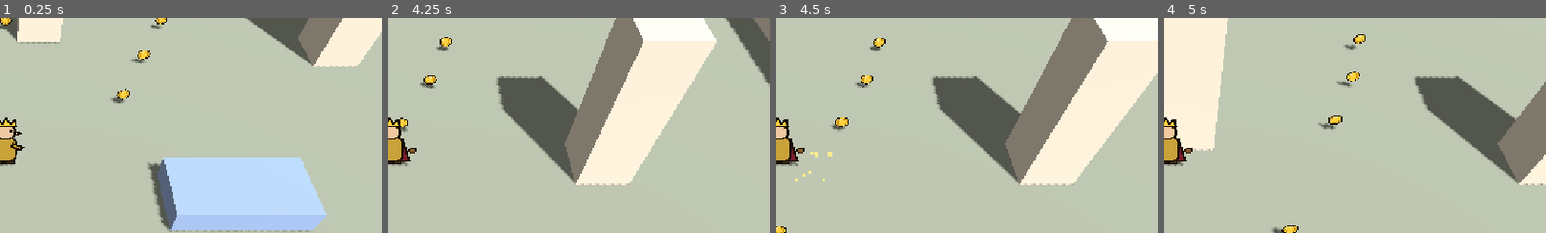
Above: before the commit, frames 1-4 (left to right).
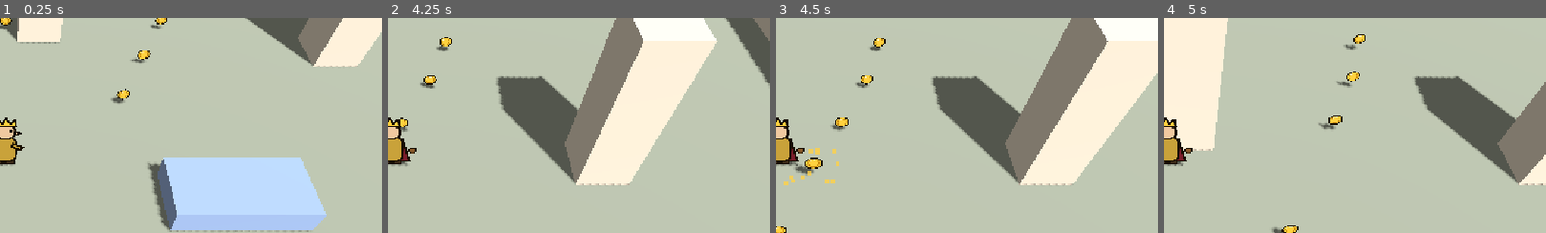
Above: after the commit, the same moments.

Repository: quonkelley/gold-king
Game: Godot game, scene res://game/prototypes/p002_gold_collection.tscn
Same seed, same stepped clock (60 frames per second), same inputs: the game is played once before the commit and once after it.
Inputs:
- Up to frame 1 (0.25 s): no input
- Up to frame 2 (4.25 s): hold D (move_right) 0.53-1.28 s; hold S (move_down) 1.28-2.03 s; hold D (move_right) 2.03-2.78 s; hold W (move_up) 2.78-3.53 s; hold A (move_left) from 3.53 s (still down)
- Up to frame 3 (4.5 s): keep holding A (move_left)
- Up to frame 4 (5 s): keep holding A (move_left)
The pictures show only the part of the screen within x 50-100%, y 16-66%; the shares and areas given below are measured in that part.

Frames 1-2 are identical in both runs. In frame 3, 0.7% of the frame differs, in the area x 2-17%, y 60-78%; in frame 4, nothing differs.

Commit message:
feat: P002 iteration 1 feedback and grounded gold option
Feedback (playtest 1 rated sound/visual feedback 2/5):
- Metallic two-strike coin sound replaces the soft chime.
- Pop now lifts, flashes and overshoots; adds a star glint drawn on top
  and a larger fading sparkle burst.
- Pickup sounds closer than 45 ms are merged so clusters read as
  distinct clinks; max 3 voices kept.
- Subtle HUD label pulse on each collection.

Presentation comparison:
- gold_presentation (Floating / Grounded) on the P002 scene root.
  Grounded lays every coin flat on the floor without bobbing; trigger,
  value, positions, sound and effects are identical in both modes.

Pouch, layout, HUD counting and P001 files unchanged.

Diff:
--- /dev/null
+++ b/game/gold/gold_glint.svg
@@ -0,0 +1,4 @@
+<svg xmlns="http://www.w3.org/2000/svg" width="24" height="24" viewBox="0 0 24 24">
+  <!-- Temporary P002 collection glint (four-point star). Placeholder, not art direction. -->
+  <path d="M12 0 L14 10 L24 12 L14 14 L12 24 L10 14 L0 12 L10 10 Z" fill="#fff8d0" stroke="#ffd23f" stroke-width="1"/>
+</svg>
--- a/game/gold/gold_pickup.gd
+++ b/game/gold/gold_pickup.gd
@@ -1,6 +1,7 @@
 extends Area3D
 ## P002 prototype gold pickup: collected once when the player's body enters its small trigger.
 ## Knows nothing about totals, HUD, or sound; it only reports its value and plays its own pop.
+## Supports two presentations for comparison: floating (upright, bobbing) and grounded (lying flat).
 ## Prototype code; values are exported for playtesting, not final design.
 
 signal collected(value: int)
@@ -9,24 +10,36 @@
 @export var value: int = 1
 
 @export_group("Bob")
-## Vertical bob amplitude of the coin art in meters. Set to 0 to disable bobbing. The trigger never moves.
+## Vertical bob amplitude of the coin art in meters (floating only). Set to 0 to disable. The trigger never moves.
 @export var bob_height: float = 0.06
 ## Bob cycles per second.
 @export var bob_speed: float = 0.8
 
+@export_group("Grounded")
+## Height of the flat coin above the floor in grounded presentation; just enough to avoid z-fighting.
+@export var ground_height: float = 0.02
+
 @export_group("Pop")
 ## Peak scale of the coin art before it shrinks away.
-@export var pop_scale: float = 1.4
+@export var pop_scale: float = 1.5
+## How far the coin art lifts while popping, in meters.
+@export var pop_rise: float = 0.35
 ## Seconds to grow to the peak scale.
-@export var pop_grow_time: float = 0.05
+@export var pop_grow_time: float = 0.06
 ## Seconds to shrink from the peak to nothing.
-@export var pop_shrink_time: float = 0.1
+@export var pop_shrink_time: float = 0.12
+## Color multiplier the coin flashes to as it pops.
+@export var pop_flash: Color = Color(1.8, 1.7, 1.3)
+## Peak scale of the star glint.
+@export var glint_scale: float = 1.0
 
 var _collected: bool = false
+var _grounded: bool = false
 var _coin_rest_y: float = 0.0
 var _bob_phase: float = 0.0
 
 @onready var _coin: Sprite3D = $Coin
+@onready var _glint: Sprite3D = $Glint
 @onready var _sparkle: CPUParticles3D = $Sparkle
 
 
@@ -34,11 +47,32 @@
 	_coin_rest_y = _coin.position.y
 	# Position-derived phase keeps neighbouring coins out of lockstep without randomness.
 	_bob_phase = global_position.x * 0.9 + global_position.z * 0.6
+	_glint.visible = false
 	body_entered.connect(_on_body_entered)
 
 
+## Switches between the floating (default) and grounded presentations. Visual only:
+## the trigger, value, and collection behavior are identical in both.
+func apply_presentation(grounded: bool) -> void:
+	_grounded = grounded
+	if grounded:
+		# Lie flat on the floor, facing up; the elevated camera sees it as a slightly squashed disc.
+		_coin.billboard = BaseMaterial3D.BILLBOARD_DISABLED
+		_coin.rotation = Vector3(-PI / 2.0, 0.0, 0.0)
+		_coin.position.y = ground_height
+		_coin.cast_shadow = GeometryInstance3D.SHADOW_CASTING_SETTING_OFF
+	else:
+		_coin.billboard = BaseMaterial3D.BILLBOARD_FIXED_Y
+		_coin.rotation = Vector3.ZERO
+		_coin.position.y = _coin_rest_y
+		_coin.cast_shadow = GeometryInstance3D.SHADOW_CASTING_SETTING_ON
+	# Effects start from wherever the coin art is.
+	_glint.position.y = _coin.position.y + 0.1
+	_sparkle.position.y = _coin.position.y
+
+
 func _process(_delta: float) -> void:
-	if bob_height == 0.0:
+	if _grounded or bob_height == 0.0:
 		return
 	var t: float = Time.get_ticks_msec() / 1000.0
 	_coin.position.y = _coin_rest_y + sin(t * bob_speed * TAU + _bob_phase) * bob_height
@@ -58,10 +92,24 @@
 
 func _play_pop() -> void:
 	_sparkle.restart()
-	var tween: Tween = create_tween()
-	tween.tween_property(_coin, "scale", Vector3.ONE * pop_scale, pop_grow_time)
-	tween.tween_property(_coin, "scale", Vector3.ZERO, pop_shrink_time)
+	var pop_time: float = pop_grow_time + pop_shrink_time
+
+	# Coin: flash bright and lift while growing, then shrink away.
+	var coin_tween: Tween = create_tween()
+	coin_tween.set_parallel()
+	coin_tween.tween_property(_coin, "scale", Vector3.ONE * pop_scale, pop_grow_time).set_trans(Tween.TRANS_BACK).set_ease(Tween.EASE_OUT)
+	coin_tween.tween_property(_coin, "modulate", pop_flash, pop_grow_time)
+	coin_tween.tween_property(_coin, "position:y", _coin.position.y + pop_rise, pop_time).set_trans(Tween.TRANS_QUAD).set_ease(Tween.EASE_OUT)
+	coin_tween.chain().tween_property(_coin, "scale", Vector3.ZERO, pop_shrink_time).set_trans(Tween.TRANS_QUAD).set_ease(Tween.EASE_IN)
+
+	# Glint: a quick star flash at the coin, which marks each collection even inside a cluster.
+	_glint.visible = true
+	_glint.scale = Vector3.ZERO
+	var glint_tween: Tween = create_tween()
+	glint_tween.tween_property(_glint, "scale", Vector3.ONE * glint_scale, pop_grow_time)
+	glint_tween.tween_property(_glint, "scale", Vector3.ZERO, pop_shrink_time)
+
 	# Keep the node alive until the sparkle burst has finished, then remove it.
-	var remaining: float = maxf(_sparkle.lifetime - pop_grow_time - pop_shrink_time, 0.0)
-	tween.tween_interval(remaining)
-	tween.tween_callback(queue_free)
+	var cleanup: Tween = create_tween()
+	cleanup.tween_interval(maxf(_sparkle.lifetime, pop_time))
+	cleanup.tween_callback(queue_free)
--- a/game/gold/gold_pickup.tscn
+++ b/game/gold/gold_pickup.tscn
@@ -2,18 +2,24 @@
 
 [ext_resource type="Script" path="res://game/gold/gold_pickup.gd" id="1_script"]
 [ext_resource type="Texture2D" path="res://game/gold/gold_coin.svg" id="2_coin"]
+[ext_resource type="Texture2D" path="res://game/gold/gold_glint.svg" id="3_glint"]
 
 [sub_resource type="SphereShape3D" id="SphereShape3D_trigger"]
 radius = 0.3
 
 [sub_resource type="StandardMaterial3D" id="Mat_sparkle"]
+transparency = 1
 shading_mode = 0
-albedo_color = Color(1, 0.93, 0.55, 1)
+vertex_color_use_as_albedo = true
 billboard_mode = 1
 
 [sub_resource type="QuadMesh" id="QuadMesh_sparkle"]
 material = SubResource("Mat_sparkle")
-size = Vector2(0.07, 0.07)
+size = Vector2(0.08, 0.08)
+
+[sub_resource type="Gradient" id="Gradient_sparkle"]
+offsets = PackedFloat32Array(0, 0.4, 1)
+colors = PackedColorArray(1, 1, 0.9, 1, 1, 0.84, 0.3, 1, 1, 0.75, 0.2, 0)
 
 [node name="GoldPickup" type="Area3D"]
 monitorable = false
@@ -30,17 +36,30 @@
 alpha_cut = 1
 texture = ExtResource("2_coin")
 
+[node name="Glint" type="Sprite3D" parent="."]
+transform = Transform3D(1, 0, 0, 0, 1, 0, 0, 0, 1, 0, 0.45, 0)
+visible = false
+cast_shadow = 0
+pixel_size = 0.0055
+billboard = 1
+no_depth_test = true
+alpha_cut = 1
+texture = ExtResource("3_glint")
+
 [node name="Sparkle" type="CPUParticles3D" parent="."]
 transform = Transform3D(1, 0, 0, 0, 1, 0, 0, 0, 1, 0, 0.35, 0)
 cast_shadow = 0
 emitting = false
-amount = 8
-lifetime = 0.35
+amount = 12
+lifetime = 0.45
 one_shot = true
 explosiveness = 1.0
 mesh = SubResource("QuadMesh_sparkle")
 direction = Vector3(0, 1, 0)
-spread = 70.0
-gravity = Vector3(0, -5, 0)
-initial_velocity_min = 1.5
-initial_velocity_max = 2.5
+spread = 75.0
+gravity = Vector3(0, -6, 0)
+initial_velocity_min = 1.8
+initial_velocity_max = 3.0
+scale_amount_min = 0.6
+scale_amount_max = 1.3
+color_ramp = SubResource("Gradient_sparkle")
--- a/game/prototypes/p002_gold_collection.gd
+++ b/game/prototypes/p002_gold_collection.gd
@@ -1,12 +1,30 @@
 extends Node3D
 ## P002 prototype controller: owns the run's single gold total and routes pickups to the
-## HUD label, the provisional pouch, and the shared pickup sound. Also handles test reset.
+## HUD label, the provisional pouch, and the shared pickup sound. Also handles test reset
+## and selects the gold presentation for the floating vs. grounded comparison.
 ## Prototype-local by design; not an inventory or economy system.
 
 const GoldPickup := preload("res://game/gold/gold_pickup.gd")
 const GoldPouch := preload("res://game/prototypes/p002/gold_pouch.gd")
 
+enum Presentation { FLOATING, GROUNDED }
+
+## How every pickup in this scene is shown. Collection behavior is identical in both.
+@export var gold_presentation: Presentation = Presentation.FLOATING
+
+@export_group("Feedback")
+## Minimum seconds between pickup sounds. Coins collected closer together than this still
+## count but share one sound, so clusters read as distinct clinks instead of a stacked smear.
+@export var sound_min_interval: float = 0.045
+## Peak scale of the HUD label pulse on each collection. Set to 1 to disable the pulse.
+@export var hud_pulse_scale: float = 1.15
+## Seconds for the HUD pulse to grow and settle.
+@export var hud_pulse_time: float = 0.12
+
 var gold_total: int = 0
+
+var _last_sound_msec: int = -1000000
+var _hud_tween: Tween
 
 @onready var _gold_label: Label = $HUD/GoldLabel
 @onready var _pouch: GoldPouch = $Player/Pouch
@@ -15,7 +33,9 @@
 
 
 func _ready() -> void:
+	var grounded: bool = gold_presentation == Presentation.GROUNDED
 	for pickup: GoldPickup in $Gold.get_children():
+		pickup.apply_presentation(grounded)
 		pickup.collected.connect(_on_gold_collected)
 	_show_total()
 
@@ -29,9 +49,23 @@
 func _on_gold_collected(value: int) -> void:
 	gold_total += value
 	_show_total()
-	_pickup_sound.play()
+	_pulse_hud()
+	var now: int = Time.get_ticks_msec()
+	if now - _last_sound_msec >= int(sound_min_interval * 1000.0):
+		_last_sound_msec = now
+		_pickup_sound.play()
 
 
 func _show_total() -> void:
 	_gold_label.text = "Gold: %d" % gold_total
 	_pouch.show_total(gold_total)
+
+
+func _pulse_hud() -> void:
+	if _hud_tween != null:
+		_hud_tween.kill()
+	# Scale around the label's left-middle so the number grows in place.
+	_gold_label.pivot_offset = Vector2(0.0, _gold_label.size.y * 0.5)
+	_gold_label.scale = Vector2.ONE * hud_pulse_scale
+	_hud_tween = create_tween()
+	_hud_tween.tween_property(_gold_label, "scale", Vector2.ONE, hud_pulse_time).set_trans(Tween.TRANS_QUAD).set_ease(Tween.EASE_OUT)
--- a/game/prototypes/p002_gold_collection.tscn
+++ b/game/prototypes/p002_gold_collection.tscn
@@ -16,6 +16,7 @@
 
 [node name="P002GoldCollection" instance=ExtResource("1_base")]
 script = ExtResource("2_script")
+gold_presentation = 0
 
 [node name="Pouch" type="Sprite3D" parent="Player" node_paths=PackedStringArray("king_visual")]
 transform = Transform3D(1, 0, 0, 0, 1, 0, 0, 0, 1, -0.47, 0.6, -0.05)
Not shown, added: game/gold/gold_glint.svg.import
Not shown, changed: game/gold/gold_pickup.wav
